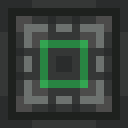
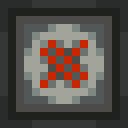
Two versions of the same layered image (128 x 128). Layer-by-layer changes:
hid group "buses" (9 layers) over [16, 16, 112, 112]
showed group "fuel_rods" (6 layers) over [16, 16, 112, 112]
added layer "fuel_rod.radium copy" in group "fuel_rods" over [40, 40, 88, 88]
showed "fuel_rod.radium" over [40, 40, 88, 88]
showed "fuel_rod.plutonium" over [40, 40, 88, 88]
showed "fuel_rod.uranium" over [40, 40, 88, 88]
showed "fuel_rod.cover" over [24, 24, 104, 104]
showed "fuel_rod.base" over [16, 16, 112, 112]
